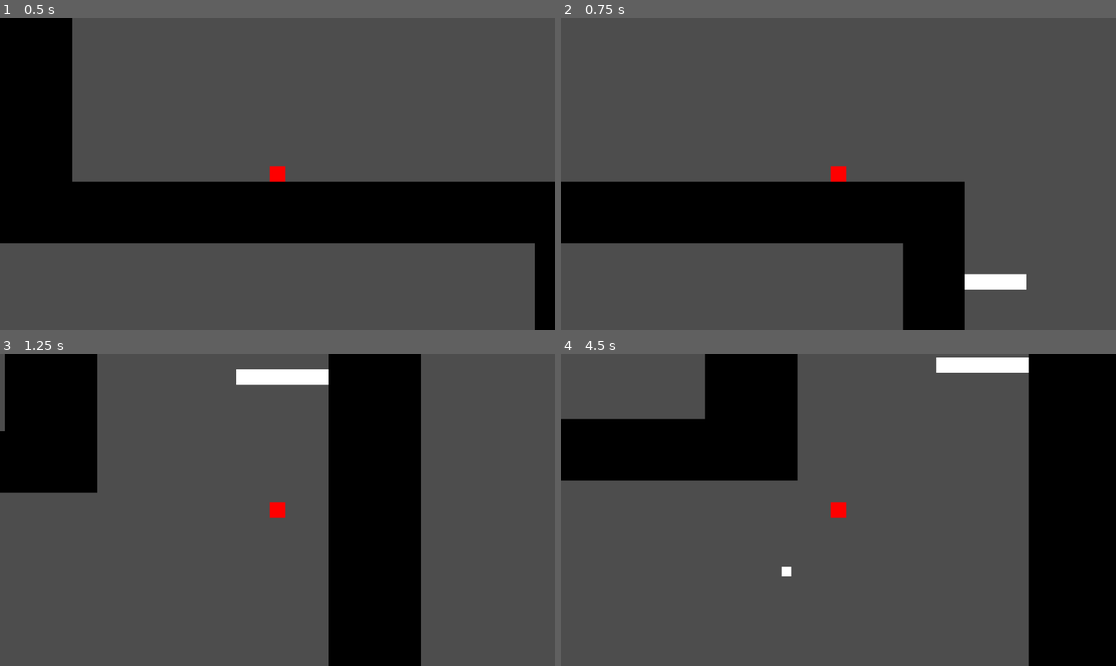
Above: before the commit, frames 1-4 (two rows, left to right).
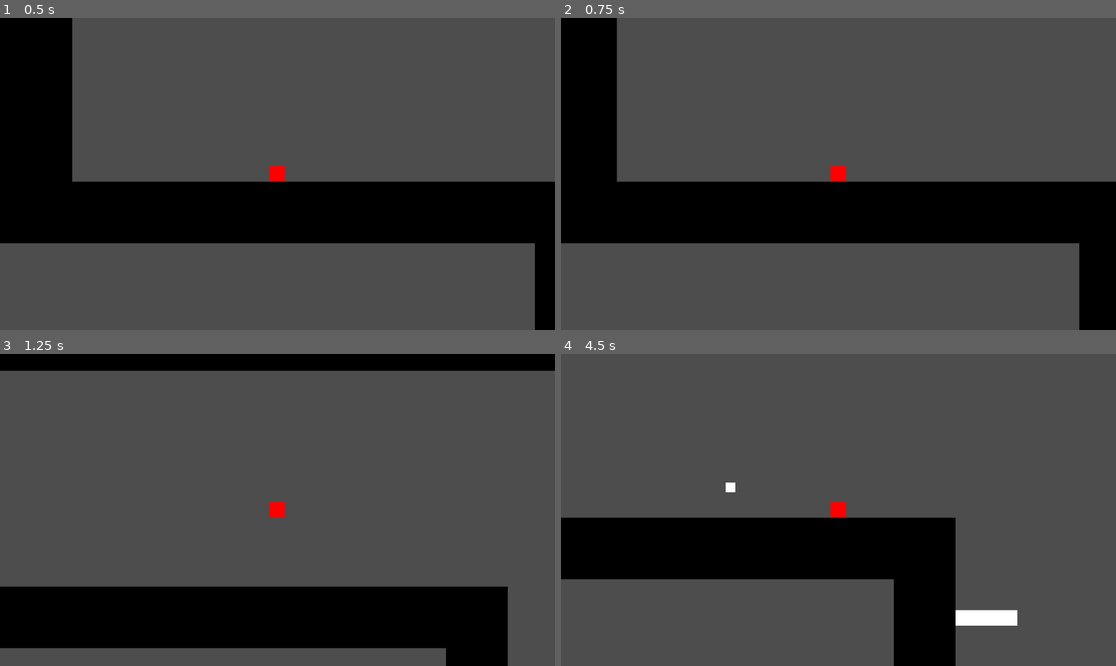
Above: after the commit, the same moments.

Repository: Lukko-Digital/upwell
Game: Godot game, scene res://src/main.tscn
The game is run twice, just before and just after one commit, with the same random seed, the same clock (stepped at 60 frames per second) and the same inputs.
Inputs (mouse positions are in pixels of both pictures, inside the frame that each line leads up to):
- Up to frame 1 (0.5 s): no input
- Up to frame 2 (0.75 s): tap Enter at 0.5 s; move the mouse to (960, 158) at 0.52 s; hold D (right) from 0.53 s (still down); hold Right mouse button (attract) from 0.53 s (still down)
- Up to frame 3 (1.25 s): keep holding D (right); keep holding Right mouse button (attract); tap Space (jump) at 0.77 s
- Up to frame 4 (4.5 s): move the mouse to (727, 525) at 1.27 s; release Right mouse button (attract) at 1.28 s; tap E (recall) at 1.35 s; tap Space (jump) at 1.52, 3.02, 3.77 s; move the mouse to (894, 441) at 2.02 s; release D (right) at 2.03 s; press the mouse at (894, 441) at 2.03 s; hold A (left) 2.03-2.78 s; move the mouse to (810, 572) at 2.77 s; release the mouse at (810, 572) at 2.78 s; hold D (right) 2.78-4.28 s; right-click (810, 572) at 2.85 s; move the mouse to (1005, 556) at 3.52 s; hold E (recall) 3.53-4.28 s; move the mouse to (672, 463) at 4.27 s; hold A (left) from 4.28 s (still down); click (672, 463) at 4.35 s

Frame 1 is identical in both runs. In frame 2, 16% of the frame differs, in the area x 0-100%, y 0-100%; in frame 3, 39%; in frame 4, 46%.

Commit message:
fix player numbers

Diff:
--- a/src/player.gd
+++ b/src/player.gd
@@ -2,10 +2,10 @@
 class_name Player
 
 const PLAYER = {
-	SPEED = 1500.0,
-	ACCELERATION = 10000.0,
-	FRICTION_DECEL = 29000.0,
-	JUMP_VELOCITY = -800.0
+	SPEED = 150.0,
+	ACCELERATION = 800.0,
+	FRICTION_DECEL = 1500.0,
+	JUMP_VELOCITY = -300.0
 }
 const DRILL = {
 	LAUNCH_SPEED = 1000.0,
